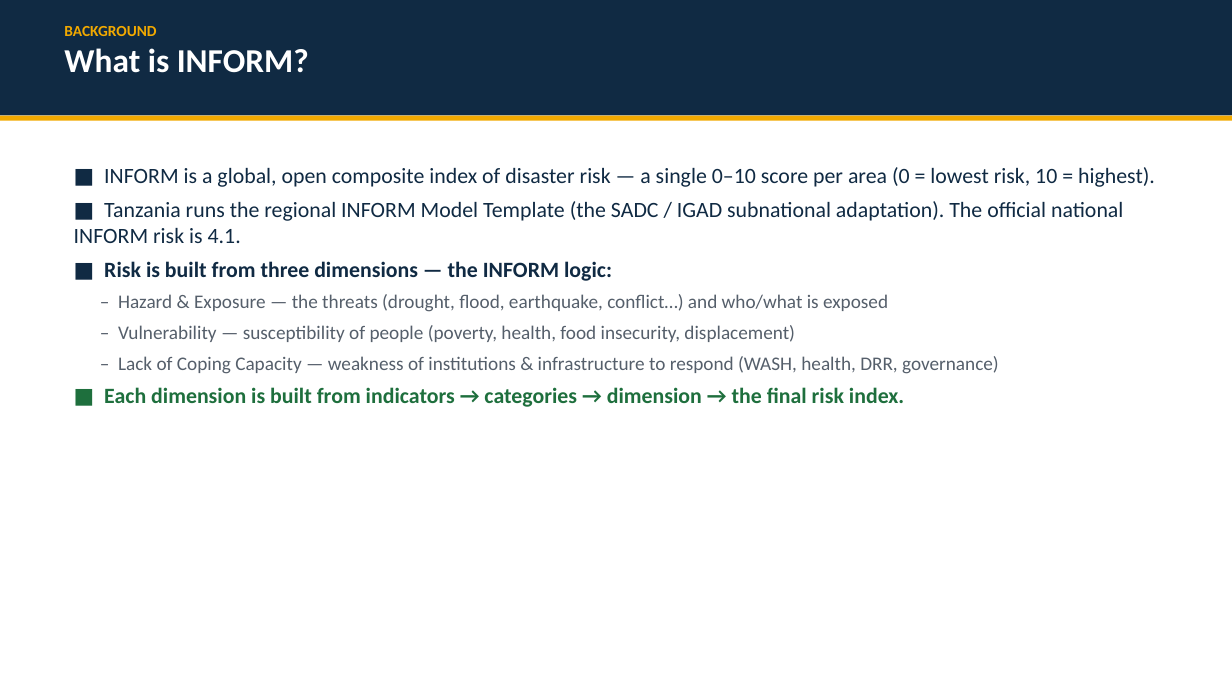
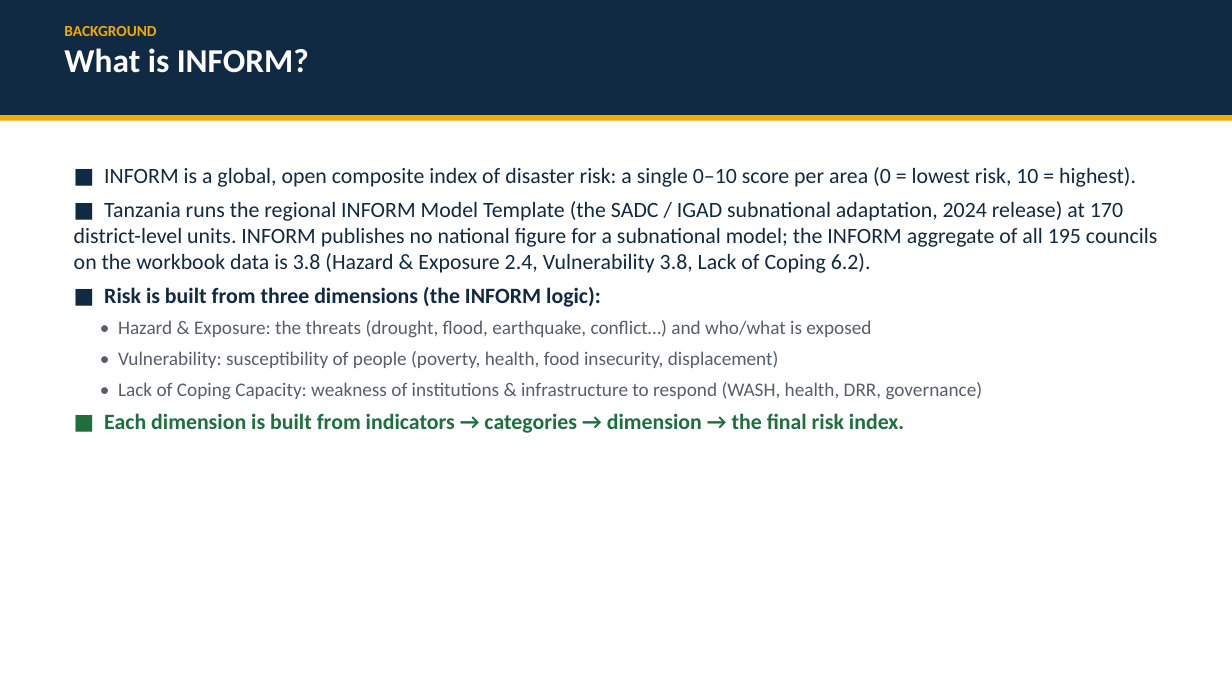
Before and after one commit to masuby/model, a slide deck: slide 2 of docs/INFORM_Tanzania_Subnational_Risk.pptx. Drawn at 1232x693 pixels with LibreOffice and Linux fonts; fonts in the diff are those of the drawing. Boxes give left, top, right and bottom in pixels: in the first picture for what was removed or moved away, otherwise in the second. Text is boxed around its words. In the diff, an @@ line names an element or a change of style, - is before the commit and + after.

```diff
--- a/docs/INFORM_Tanzania_Subnational_Risk.pptx
+++ b/docs/INFORM_Tanzania_Subnational_Risk.pptx
@@ text at (74,167,1157,400): text changed @@
-■ INFORM is a global, open composite index of disaster risk — a single 0–10 score per area (0 = lowest risk, 10 = highest).
-■ Tanzania runs the regional INFORM Model Template (the SADC / IGAD subnational adaptation). The official national INFORM risk is 4.1.
-■ Risk is built from three dimensions — the INFORM logic:
-– Hazard & Exposure — the threats (drought, flood, earthquake, conflict…) and who/what is exposed
-– Vulnerability — susceptibility of people (poverty, health, food insecurity, displacement)
-– Lack of Coping Capacity — weakness of institutions & infrastructure to respond (WASH, health, DRR, governance)
+■ INFORM is a global, open composite index of disaster risk: a single 0–10 score per area (0 = lowest risk, 10 = highest).
+■ Tanzania runs the regional INFORM Model Template (the SADC / IGAD subnational adaptation, 2024 release) at 170 district-level units. INFORM publishes no national figure for a subnational model; the INFORM aggregate of all 195 councils on the workbook data is 3.8 (Hazard & Exposure 2.4, Vulnerability 3.8, Lack of Coping 6.2).
+■ Risk is built from three dimensions (the INFORM logic):
+• Hazard & Exposure: the threats (drought, flood, earthquake, conflict…) and who/what is exposed
+• Vulnerability: susceptibility of people (poverty, health, food insecurity, displacement)
+• Lack of Coping Capacity: weakness of institutions & infrastructure to respond (WASH, health, DRR, governance)
```
Also in this commit, not shown: 11 other slides changed, 55 other files.
